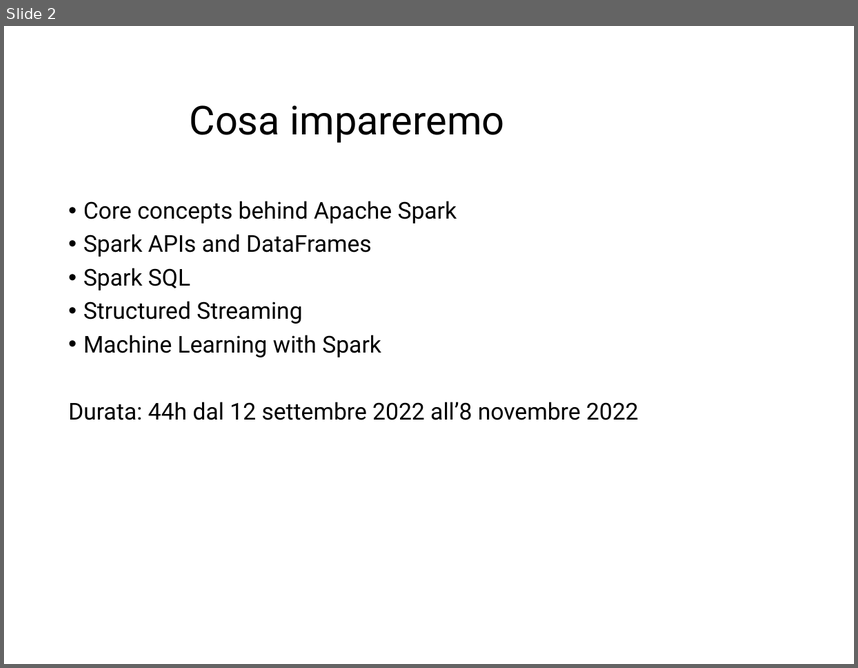
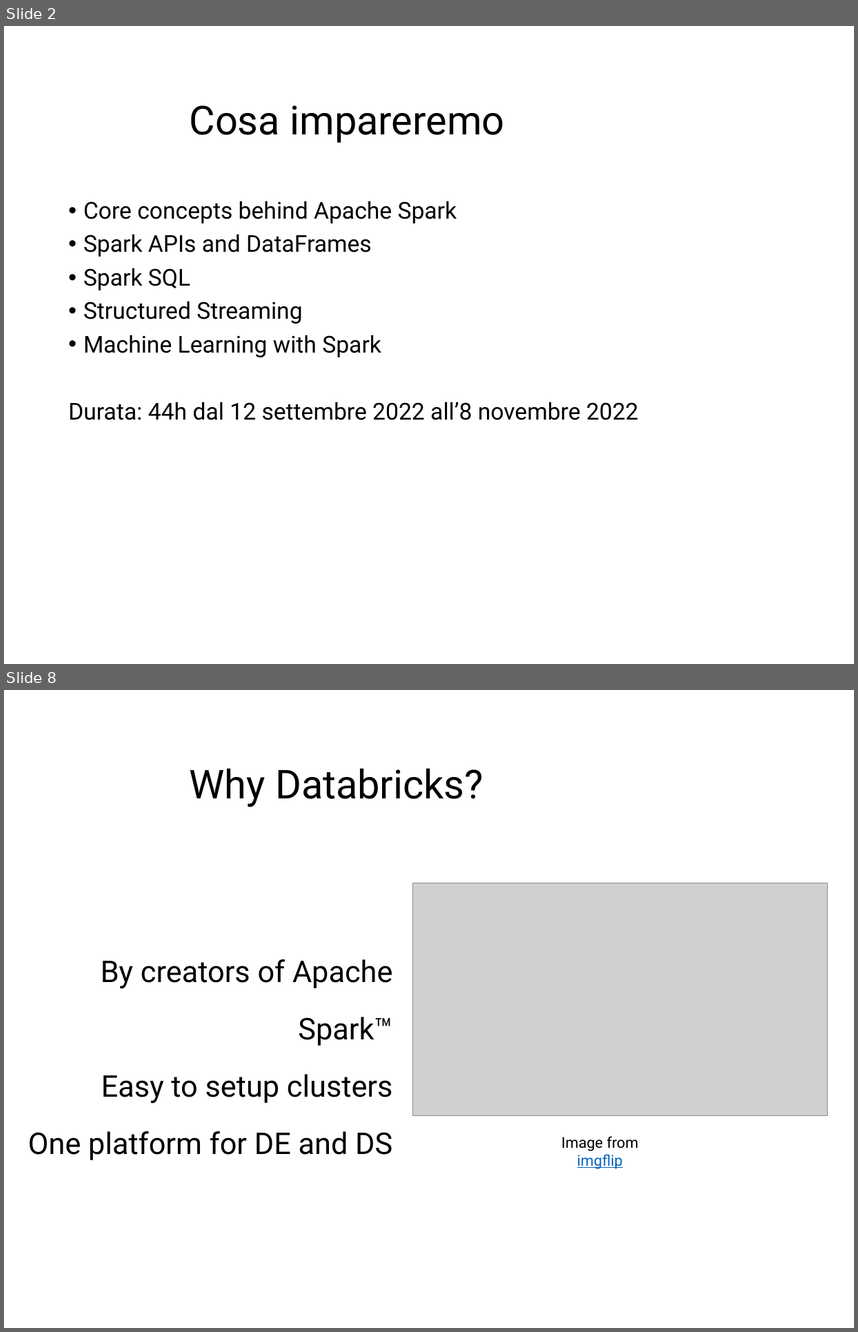
Before and after one commit to Marco-Santoni/databricks-from-scratch, a slide deck: training-spark/0_Intro_v1.pptx. Shown one above the other, each under a label of ours: slide 2 before the commit, slides 2 and 8 after it; the slides between them are not shown. The pictures are 858x668 and 858x1332 pixels, drawn with LibreOffice and Linux fonts; fonts in the diff are those of the drawing; grey boxes stand for pictures; background and template pictures are left out. Boxes give left, top, right and bottom in pixels: in the first picture for what was removed or moved away, otherwise in the second. Text is boxed around its words. In the diff, an @@ line names an element or a change of style, - is before the commit and + after.

```diff
--- a/training-spark/0_Intro_v1.pptx
+++ b/training-spark/0_Intro_v1.pptx
@@ slide 8 added at (4, 690, 854, 1328), background #FFFFFF @@
@@ title added at (190, 768, 484, 807), 48 pt, text #000000 @@
+Why Databricks?
@@ picture added at (413, 883, 828, 1116) @@
@@ text added at (28, 959, 393, 1160), 36 pt, text #000000 @@
+By creators of Apache Spark™
+Easy to setup clusters
+One platform for DE and DS
@@ text added at (562, 1136, 639, 1169), 18 pt, text #000000 @@
+Image from imgflip
```
Also in this commit, not shown: 2 slides changed, 11 other slides added, 1 slide removed.
